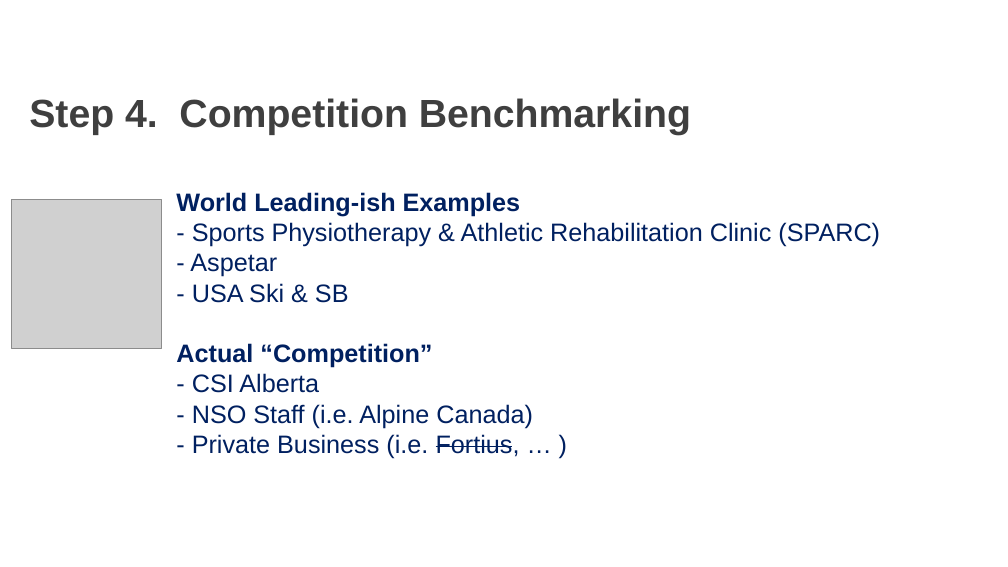
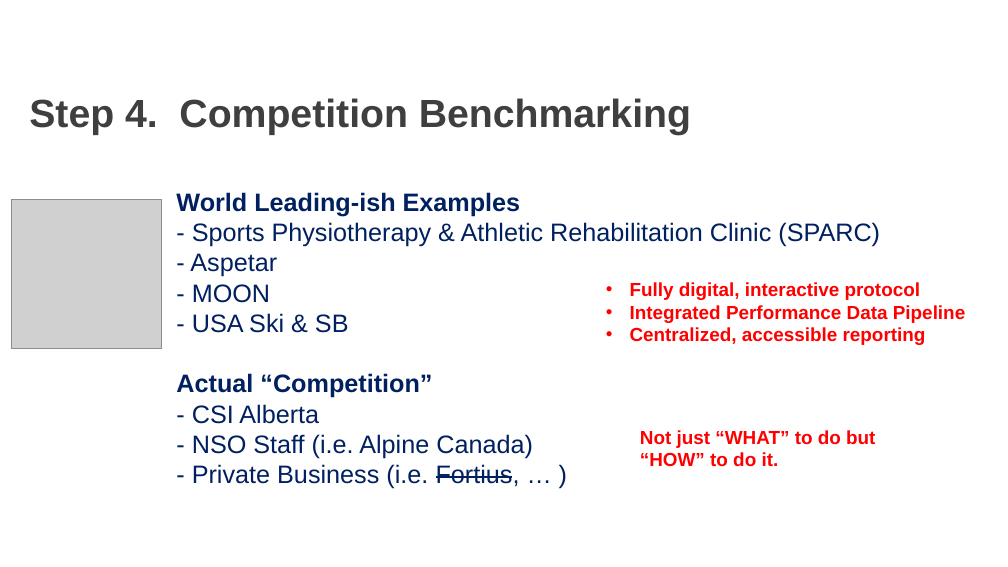
Before and after one commit to AKates717/CSI-Pacific-RTP, a slide deck: slide 5 of RTP Resources/RTP_Project_Pitch.pptx (slide 6 before the commit). Drawn at 1008x567 pixels with LibreOffice and Linux fonts; fonts in the diff are those of the drawing; grey boxes stand for pictures; background and template pictures are left out. Boxes give left, top, right and bottom in pixels: in the first picture for what was removed or moved away, otherwise in the second. Text is boxed around its words. In the diff, an @@ line names an element or a change of style, - is before the commit and + after.

```diff
--- a/RTP Resources/RTP_Project_Pitch.pptx
+++ b/RTP Resources/RTP_Project_Pitch.pptx
@@ text at box(192, 284, 270, 303): paragraph added @@
+- MOON
@@ text added at box(630, 282, 965, 345), 18 pt, text #FF0000, bold @@
+• Fully digital, interactive protocol
+• Integrated Performance Data Pipeline
+• Centralized, accessible reporting
@@ text added at box(640, 430, 875, 467), 18 pt, text #FF0000, bold @@
+Not just “WHAT” to do but “HOW” to do it.
```
Also in this commit, not shown: 3 other slides changed, 1 slide removed, 20 other files.
